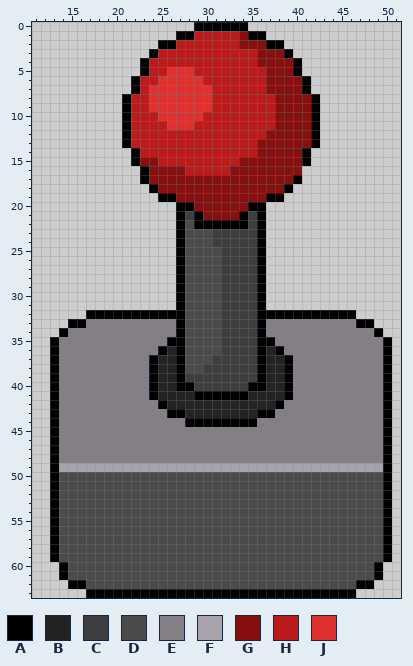
A pixel-art file gets an edit: Assets/Sprites/.aseprite/joystick.aseprite. Above: the version before the commit.
64x64 pixels, 1 frame. Colours within 5 levels of each other are drawn and written as one. Shown: x 11..51, y 0..63.
Palette (. is transparent): A #000000  B #232324  C #3e3d3f  D #4c4b4c  E #847e87  F #a8a3aa  G #860f0f  H #bc1b1b  J #e03131
Pixels before, first column x 13:
 0 ................AAAAAA................
 1 ..............AAHHHHHGAA..............
 2 ............AAHHHHHHHGGGAA............
 3 ...........AHHHHHHHHHHHGGGA...........
 4 ..........AHHHHHHHHHHHHGGGGA..........
 5 ..........AHHJJJHHHHHHHHGGGA..........
 6 .........AHHJJJJJHHHHHHHGGGGA.........
 7 .........AHJJJJJJJHHHHHHGGGGA.........
 8 ........AHHJJJJJJJHHHHHHHGGGGA........
 9 ........AHHJJJJJJJHHHHHHHGGGGA........
10 ........AHHHJJJJJHHHHHHHHGGGGA........
11 ........AHHHHJJJHHHHHHHHHGGGGA........
12 ........AHHHHHHHHHHHHHHHGGGGGA........
13 ........AHHHHHHHHHHHHHHGGGGGGA........
14 .........AHHHHHHHHHHHHHGGGGGA.........
15 .........AGGHHHHHHHHHGGGGGGGA.........
16 ..........AGGGGHHHHHGGGGGGGG..........
17 ..........AGGGGGGGGGGGGGGGGA..........
18 ...........AGGGGGGGGGGGGGGA...........
19 ............AAGGGGGGGGGGAA............
20 ..............AAGGGGGGAA..............
21 ..............ACAGGGGACA..............
22 ..............ADAAAAAACA..............
23 ..............ADDDCCCCCA..............
24 ..............ADDDCCCCCA..............
25 ..............ADDDDCCCCA..............
26 ..............ADDDDCCCCA..............
27 ..............ADDDDCCCCA..............
28 ..............ADDDDCCCCA..............
29 ..............ADDDDCCCCA..............
30 ..............ADDDDCCCCA..............
31 ..............ADDDDCCCCA..............
32 ....AAAAAAAAAAADDDDCCCCAAAAAAAAAAA....
33 ..AAEEEEEEEEEEADDDDCCCCAEEEEEEEEEEAA..
34 .AEEEEEEEEEEEEADDDDCCCCAEEEEEEEEEEEEA.
35 AEEEEEEEEEEEEAADDDDCCCCAAEEEEEEEEEEEEA
36 AEEEEEEEEEEEABADDDDCCCCABAEEEEEEEEEEEA
37 AEEEEEEEEEEABBADDDCCCCCABBAEEEEEEEEEEA
38 AEEEEEEEEEEABBADDCCCCCCABBAEEEEEEEEEEA
39 AEEEEEEEEEEABBACCCCCCCCABBAEEEEEEEEEEA
40 AEEEEEEEEEEABBAACCCCCCAABBAEEEEEEEEEEA
41 AEEEEEEEEEEABBBBAAAAAABBBBAEEEEEEEEEEA
42 AEEEEEEEEEEEABBBBBBBBBBBBAEEEEEEEEEEEA
43 AEEEEEEEEEEEEAABBBBBBBBAAEEEEEEEEEEEEA
44 AEEEEEEEEEEEEEEAAAAAAAAEEEEEEEEEEEEEEA
45 AEEEEEEEEEEEEEEEEEEEEEEEEEEEEEEEEEEEEA
46 AEEEEEEEEEEEEEEEEEEEEEEEEEEEEEEEEEEEEA
47 AEEEEEEEEEEEEEEEEEEEEEEEEEEEEEEEEEEEEA
48 AEEEEEEEEEEEEEEEEEEEEEEEEEEEEEEEEEEEEA
49 AFFFFFFFFFFFFFFFFFFFFFFFFFFFFFFFFFFFFA
50 ADDDDDDDDDDDDDDDDDDDDDDDDDDDDDDDDDDDDA
51 ADDDDDDDDDDDDDDDDDDDDDDDDDDDDDDDDDDDDA
52 ADDDDDDDDDDDDDDDDDDDDDDDDDDDDDDDDDDDDA
53 ADDDDDDDDDDDDDDDDDDDDDDDDDDDDDDDDDDDDA
54 ADDDDDDDDDDDDDDDDDDDDDDDDDDDDDDDDDDDDA
55 ADDDDDDDDDDDDDDDDDDDDDDDDDDDDDDDDDDDDA
56 ADDDDDDDDDDDDDDDDDDDDDDDDDDDDDDDDDDDDA
57 ADDDDDDDDDDDDDDDDDDDDDDDDDDDDDDDDDDDDA
58 ADDDDDDDDDDDDDDDDDDDDDDDDDDDDDDDDDDDDA
59 ADDDDDDDDDDDDDDDDDDDDDDDDDDDDDDDDDDDDA
60 .ADDDDDDDDDDDDDDDDDDDDDDDDDDDDDDDDDDA.
61 .ADDDDDDDDDDDDDDDDDDDDDDDDDDDDDDDDDDA.
62 ..AADDDDDDDDDDDDDDDDDDDDDDDDDDDDDDAA..
63 ....AAAAAAAAAAAAAAAAAAAAAAAAAAAAAA....
After:
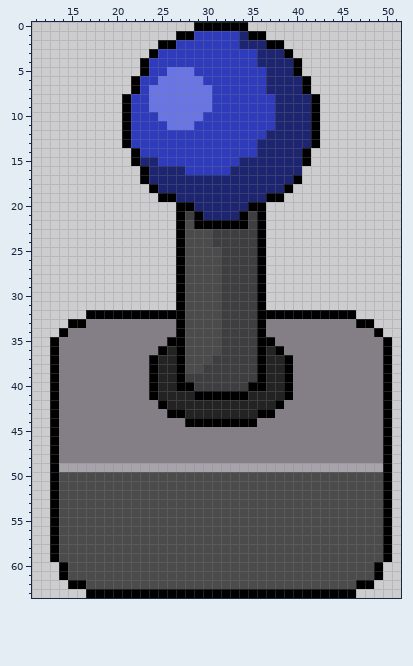
The exact change:
colour G: #860f0f -> #1d2570
colour H: #bc1b1b -> #2e3bbc
colour J: #e03131 -> #6a75e5
